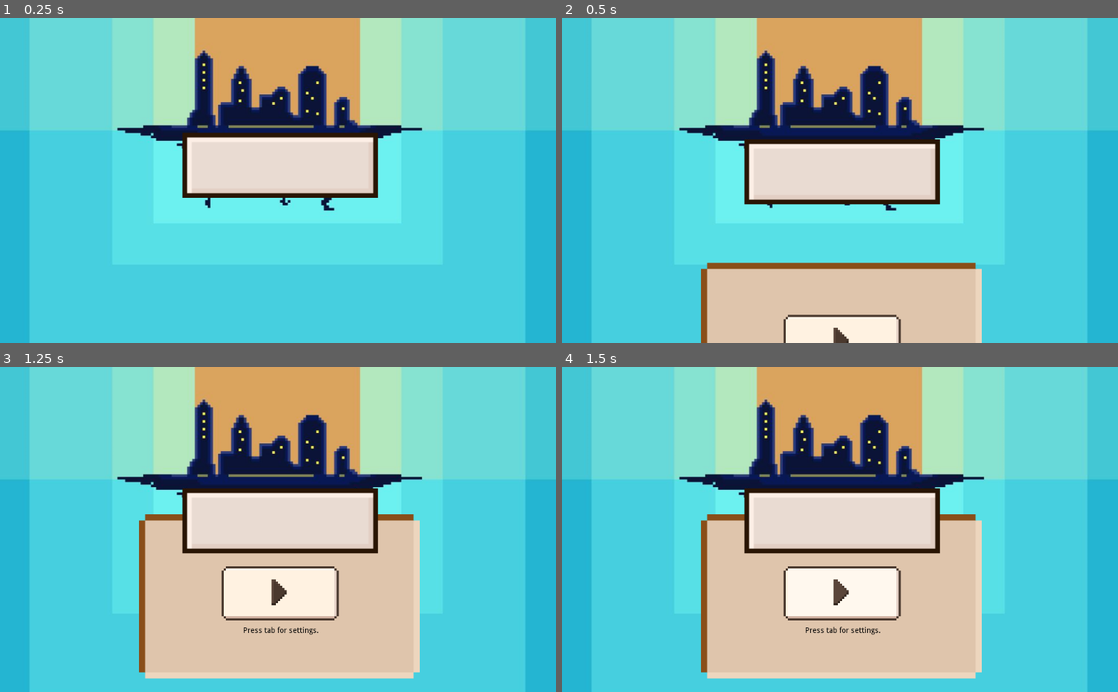
Above: before the commit, frames 1-4 (two rows, left to right).
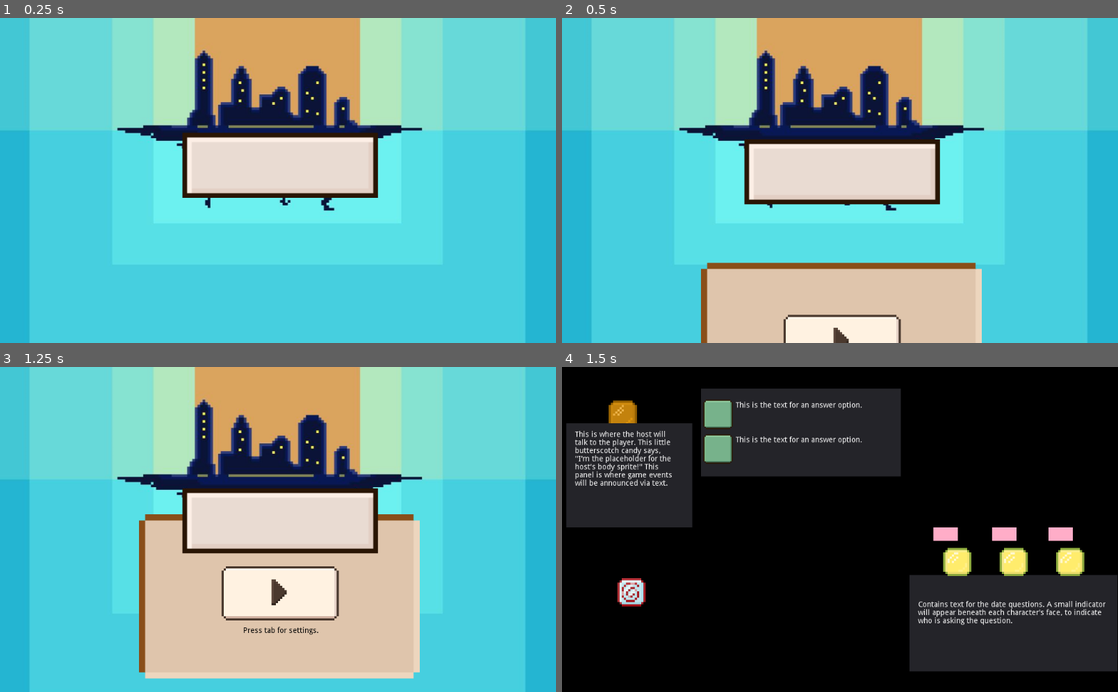
Above: after the commit, the same moments.

Repository: Clover10123/Subtraction
Game: Godot game, scene res://Scenes/MainScene.tscn
The game is run twice, just before and just after one commit, with the same random seed, the same clock (stepped at 60 frames per second) and the same inputs.
Inputs (mouse positions are in pixels of both pictures, inside the frame that each line leads up to):
- Up to frame 1 (0.25 s): no input
- Up to frame 2 (0.5 s): no input
- Up to frame 3 (1.25 s): click (283, 691) at 0.5 s
- Up to frame 4 (1.5 s): click (845, 594) at 1.25 s

Frames 1-3 are identical in both runs. In frame 4, 99% of the frame differs, in the area x 0-100%, y 0-100%.
Error before the commit: Parse Error: Unexpected token: Built-In Type: (res://Scenes/Scripts/Date.gd:3)

Commit message:
Game loop

Diff:
--- a/Scenes/Scripts/Character.gd
+++ b/Scenes/Scripts/Character.gd
@@ -4,7 +4,7 @@
 #########################################################
 
 
-int attractiveness # Default level of attraction
+var attractiveness : int# Default level of attraction
 
 func _init():
 	attractiveness = 20
--- a/Scenes/Scripts/Date.gd
+++ b/Scenes/Scripts/Date.gd
@@ -1,4 +1,4 @@
 const Types = preload("res://Scenes/Scripts/Types.gd")
 
-int attraction
-Types.Element element
+var attraction : int
+var element
--- /dev/null
+++ b/Scenes/Scripts/GameScene.gd
@@ -0,0 +1,145 @@
+extends Node2D
+
+const Types = preload("res://Scenes/Scripts/Types.gd")
+const Date = preload("res://Scenes/Scripts/Date.gd")
+const Question = preload("res://Scenes/Scripts/Question.gd")
+const Character = preload("res://Scenes/Scripts/Character.gd")
+onready var QUESTIONS_PATH = "res://questions.json"
+
+const PANEL_SZ = 3
+const modifier = 5
+const ROUND_QUESTION_NUM = 6
+const MAX_NUM_DATES = 15
+const NUM_QUESTIONS = 60
+
+var rng = RandomNumberGenerator.new()
+
+enum GameState {INTRO, PANEL, SPEED, OUTRO}
+
+var state = GameState.INTRO
+var dates = []
+var questions = []
+var answers = ["", ""]
+var character = Character.new()
+var roundNum = 0
+var questionCounter = 0
+var roundQuestionNumber = 0
+
+
+
+func _ready():
+	rng.randomize()
+	var file = File.new()
+	var err = file.open(QUESTIONS_PATH, File.READ)
+	print("File status: " + str(err))
+	print("File path: " + file.get_path_absolute())
+	print("File len: " + str(file.get_len()))
+	var content = file.get_as_text()
+	file.close()
+	var p = JSON.parse(content)
+	if p.error != OK:
+		print("Error line: " + str(p.get_error_line()))
+		print("Error: " + p.get_error_string())
+		print("Error code: " + str(p.error))
+	for item in p.result:
+		var q = Question.new()
+		q.text = item.question
+		for i in range(0,4):
+			q.ans[i] = item.answers[i]
+		questions.push_back(q)
+	gameLoop()
+
+func getCurrentQuestion():
+	return questions[(questionCounter+NUM_QUESTIONS-1)%NUM_QUESTIONS]
+
+func getQuestion():
+	var ret = questions[questionCounter%NUM_QUESTIONS]
+	questionCounter = questionCounter+1
+	return ret
+
+func updateDates():
+	$DatePanel/Date1Affection.set_value(dates[0].attraction)
+	$DatePanel/Date2Affection.set_value(dates[1].attraction)
+	$DatePanel/Date3Affection.set_value(dates[2].attraction)
+
+
+
+func initDating():
+	print("Init Dating")
+	questions.shuffle()
+	var start = rng.randi_range(0,3)
+	for i in range(0,2):
+		var d = Date.new()
+		d.attraction = character.attractiveness
+		d.element = (start+i)%4
+		dates.push_back(d)
+	updateDates()
+	initRound()
+
+func initQuestion():
+	var q = getQuestion()
+	print("Question is size: " + str(q.ans.size()))
+	$DatePanel/QuestionLabel.text = q.text
+	answers[0] = rng.randi_range(0,3)
+	answers[1] = (answers[0]+rng.randi_range(1,3))%4
+	$AnswerPanel/Option1/Option1Label.text = q.ans[answers[0]]
+	$AnswerPanel/Option2/Option2Label.text = q.ans[answers[1]]
+
+func initRound():
+	while(dates.size() < 3):
+		var start = rng.randi_range(0, 3)
+		for i in range(0, 4):
+			var stop = true
+			for date in dates:
+				if(date.element == (i+start)%4):
+					stop = false
+					break
+			if(stop):
+				var d = Date.new()
+				d.attraction = character.attractiveness
+				d.element = (start+i)%4
+				dates.push_back(d)
+	initQuestion()
+
+func initIntro():
+	print("Intro")
+	state = GameState.PANEL
+	initDating()
+
+func gameLoop():
+	match state:
+		GameState.INTRO:
+			initIntro()
+		GameState.PANEL:
+			if(roundNum==0):
+				initDating()
+			if(roundQuestionNumber == 0):
+				initRound()
+			elif(roundQuestionNumber < ROUND_QUESTION_NUM):
+				initQuestion()
+
+
+func endRound():
+	print("End round")
+	roundQuestionNumber = 0
+	roundNum = roundNum+1
+
+func answer(e):
+	for date in dates:
+		if(Types.new().compatible(date.element, e)):
+			date.attraction += modifier
+		else:
+			date.attraction -= modifier
+	updateDates()
+	if(roundQuestionNumber < ROUND_QUESTION_NUM-1):
+		initQuestion()
+	else:
+		endRound()
+
+
+func _on_Option1_pressed():
+	answer(answers[0])
+
+
+func _on_Option2_pressed():
+	answer(answers[1])
--- a/Scenes/Scripts/MainScene.gd
+++ b/Scenes/Scripts/MainScene.gd
@@ -1,25 +1,15 @@
 extends Node2D
 
-const Types = preload("res://Scenes/Scripts/Types.gd")
-const Date = preload("res://Scenes/Scripts/Date.gd")
-const Question = preload("res://Scenes/Scripts/Question.gd")
-
-const PANEL_SZ = 3
-const ROUND_QUESTION_NUM = 6
-const MAX_NUM_DATES = 15
-const NUM_QUESTIONS = 60
-
-var rng = RandomNumberGenerator.new()
 
 onready var alert = $AlertWindow/AlertText
 
 
 func _ready():
 	$AlertWindow.hide()
-	rng.randomize()
+
 
 func _on_PlayButton_pressed():
-	if get_tree().change_scene("res://GameScene.tscn") == OK:
+	if get_tree().change_scene("res://Scenes/GameScene.tscn") == OK:
 		return
 	else:
 		$AlertWindow.show()
@@ -35,57 +25,3 @@
 	alert.text = msg
 	if msg != "":
 		$Timer.start(4.0)
-
-enum GameState {INTRO, PANEL, SPEED, OUTRO}
-
-var state = INTRO
-var dates = []
-var questions = []
-var character = Character.new()
-var round = 0
-var questionCounter = 0
-
-func getQuestion():
-	var ret = question[questionCounter%NUM_QUESTIONS]
-	questionCounter++
-	return ret
-
-func initDating():
-	## TODO load and sort questions for real
-	for i in range(0, NUM_QUESTIONS):
-		questions.push_back(Question.new())
-	var start = rng.randi_range(0,3)
-	for i in range(0,2):
-		var d = Date.new()
-		d.attraction = character.attractiveness
-		d.element = (start+i)%4
-		dates.push_back(d)
-
-func initRound():
-	while(dates.size() < 3):
-		var start = rng.randi_range(0, 3)
-		for i in range(0, 4):
-			var stop = true
-			for date in dates:
-				if(date.element == (i+start)%4):
-					stop = false
-					break
-			if(stop):
-				var d = Date.new()
-				d.attraction = character.attractiveness
-				d.element = (start+i)%4
-				dates.push_back(d)
-
-
-func initIntro():
-	print("Intro")
-	state = PANEL
-
-func gameLoop():
-	match state:
-		INTRO:
-			initIntro()
-		PANEL:
-			if(round==0):
-				initDating()
-			initRound()
--- a/Scenes/Scripts/Question.gd
+++ b/Scenes/Scripts/Question.gd
@@ -1,7 +1,7 @@
 var text = "What makes you unique?"
 var ans = []
 
-func _ready():
+func _init():
 	ans.push_back("I'm a curious person.")
 	ans.push_back("I'm a smart person.")
 	ans.push_back("I'm good at understanding people.")
--- a/Scenes/Scripts/Types.gd
+++ b/Scenes/Scripts/Types.gd
@@ -2,4 +2,5 @@
 
 
 func compatible(e, f):
+	print("Compatible: " + str(e) + ", " + str(f) + "")
 	return (e+f)%4 == 0 || e == f;
Not shown, removed: Scenes/Scripts/.#MainScene.gd
